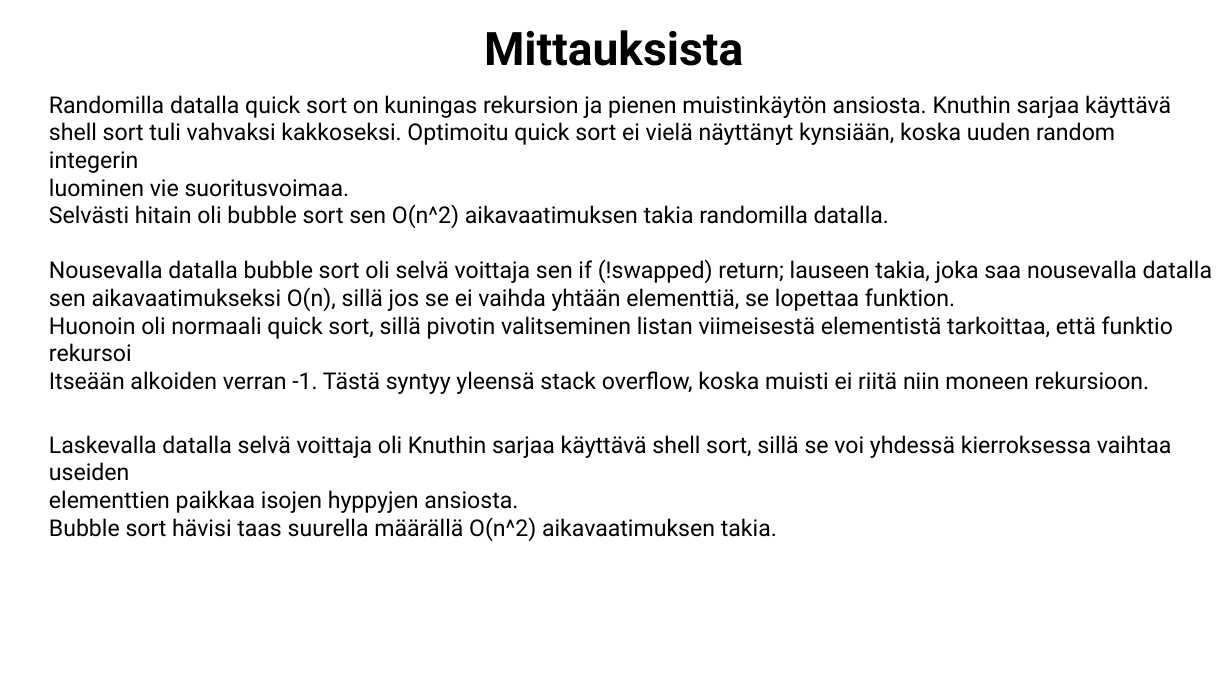
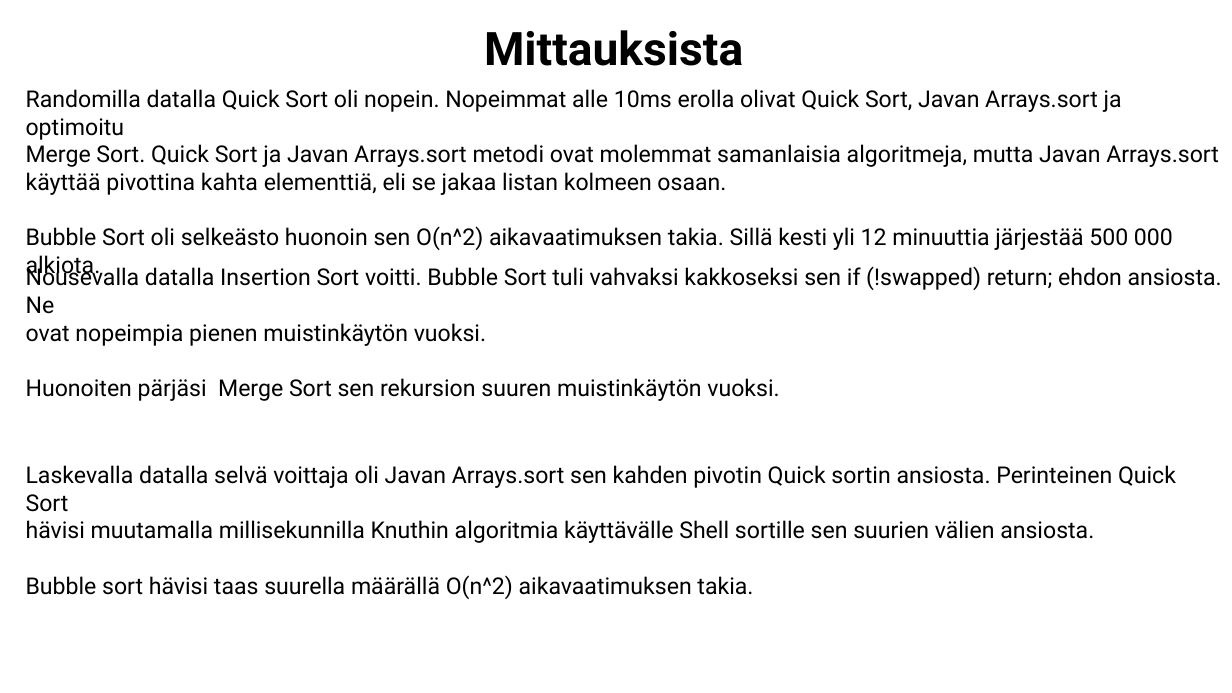
Before and after one commit to KeskinenNiilo/SortAlgorithmsJava, a slide deck: slide 3 of dokumentointi.pptx (slide 4 before the commit). Drawn at 1232x693 pixels with LibreOffice and Linux fonts; fonts in the diff are those of the drawing. Boxes give left, top, right and bottom in pixels: in the first picture for what was removed or moved away, otherwise in the second. Text is boxed around its words. In the diff, an @@ line names an element or a change of style, - is before the commit and + after.

Commit message:
fixed quicksort

```diff
--- a/dokumentointi.pptx
+++ b/dokumentointi.pptx
@@ text at [26, 89, 1219, 279]: text changed @@
-Randomilla datalla quick sort on kuningas rekursion ja pienen muistinkäytön ansiosta. Knuthin sarjaa käyttävä
-shell sort tuli vahvaksi kakkoseksi. Optimoitu quick sort ei vielä näyttänyt kynsiään, koska uuden random integerin
-luominen vie suoritusvoimaa.
-Selvästi hitain oli bubble sort sen O(n^2) aikavaatimuksen takia randomilla datalla.
+Randomilla datalla Quick Sort oli nopein. Nopeimmat alle 10ms erolla olivat Quick Sort, Javan Arrays.sort ja optimoitu
+Merge Sort. Quick Sort ja Javan Arrays.sort metodi ovat molemmat samanlaisia algoritmeja, mutta Javan Arrays.sort
+käyttää pivottina kahta elementtiä, eli se jakaa listan kolmeen osaan.
+Bubble Sort oli selkeästo huonoin sen O(n^2) aikavaatimuksen takia. Sillä kesti yli 12 minuuttia järjestää 500 000 alkiota.
@@ text at [26, 265, 1222, 401]: text changed @@
-Nousevalla datalla bubble sort oli selvä voittaja sen if (!swapped) return; lauseen takia, joka saa nousevalla datalla
-sen aikavaatimukseksi O(n), sillä jos se ei vaihda yhtään elementtiä, se lopettaa funktion.
-Huonoin oli normaali quick sort, sillä pivotin valitseminen listan viimeisestä elementistä tarkoittaa, että funktio rekursoi
-Itseään alkoiden verran -1. Tästä syntyy yleensä stack overflow, koska muisti ei riitä niin moneen rekursioon.
+Nousevalla datalla Insertion Sort voitti. Bubble Sort tuli vahvaksi kakkoseksi sen if (!swapped) return; ehdon ansiosta. Ne
+ovat nopeimpia pienen muistinkäytön vuoksi.
+Huonoiten pärjäsi Merge Sort sen rekursion suuren muistinkäytön vuoksi.
@@ text "Laskevalla datalla selvä voittaja oli ...": place and size @@
-text "Laskevalla datalla selvä voittaja oli ..." at [49, 435, 1172, 541]
+text "Laskevalla datalla selvä voittaja oli ..." at [26, 465, 1176, 599]
@@ text at [26, 465, 1176, 543]: text changed @@
-Laskevalla datalla selvä voittaja oli Knuthin sarjaa käyttävä shell sort, sillä se voi yhdessä kierroksessa vaihtaa useiden
-elementtien paikkaa isojen hyppyjen ansiosta.
+Laskevalla datalla selvä voittaja oli Javan Arrays.sort sen kahden pivotin Quick sortin ansiosta. Perinteinen Quick Sort
+hävisi muutamalla millisekunnilla Knuthin algoritmia käyttävälle Shell sortille sen suurien välien ansiosta.
```
Also in this commit, not shown: 4 other slides changed, 2 slides added, 3 slides removed, 1 other file.
